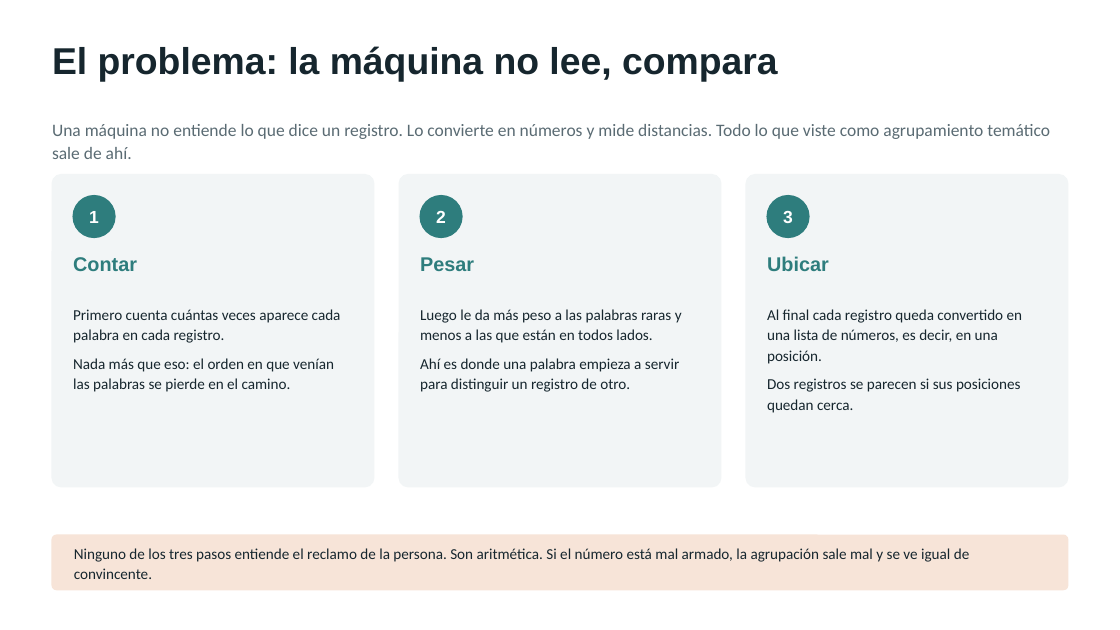
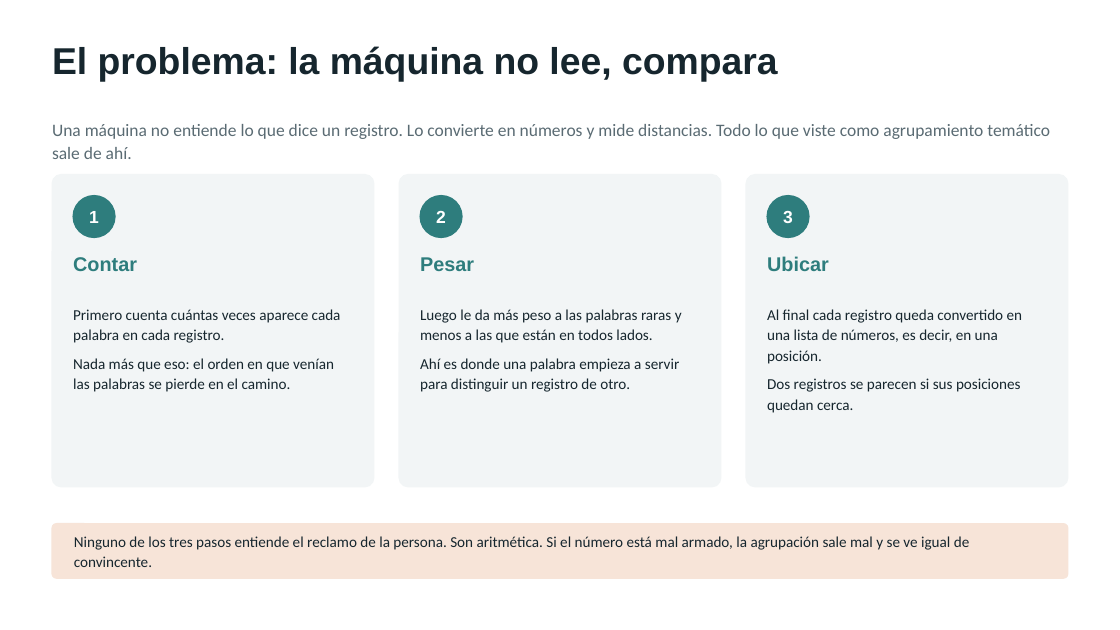
Before and after one commit to marvtrejo/curso-inegi-gen-ai, a slide deck: slide 2 of sesion-04/Anexo_De_las_palabras_a_los_numeros.pptx. Drawn at 1120x630 pixels with LibreOffice and Linux fonts; fonts in the diff are those of the drawing. Boxes give left, top, right and bottom in pixels: in the first picture for what was removed or moved away, otherwise in the second. Text is boxed around its words. In the diff, an @@ line names an element or a change of style, - is before the commit and + after.

```diff
--- a/sesion-04/Anexo_De_las_palabras_a_los_numeros.pptx
+++ b/sesion-04/Anexo_De_las_palabras_a_los_numeros.pptx
@@ rounded rectangle: place and size @@
-rounded rectangle at <box>52,535,1068,590</box>
+rounded rectangle at <box>52,523,1068,578</box>
@@ text "Ninguno de los tres pasos ...": place and size @@
-text "Ninguno de los tres pasos ..." at <box>74,548,970,579</box>
+text "Ninguno de los tres pasos ..." at <box>74,536,970,567</box>
```
Also in this commit, not shown: 5 other slides changed, 2 other files.
